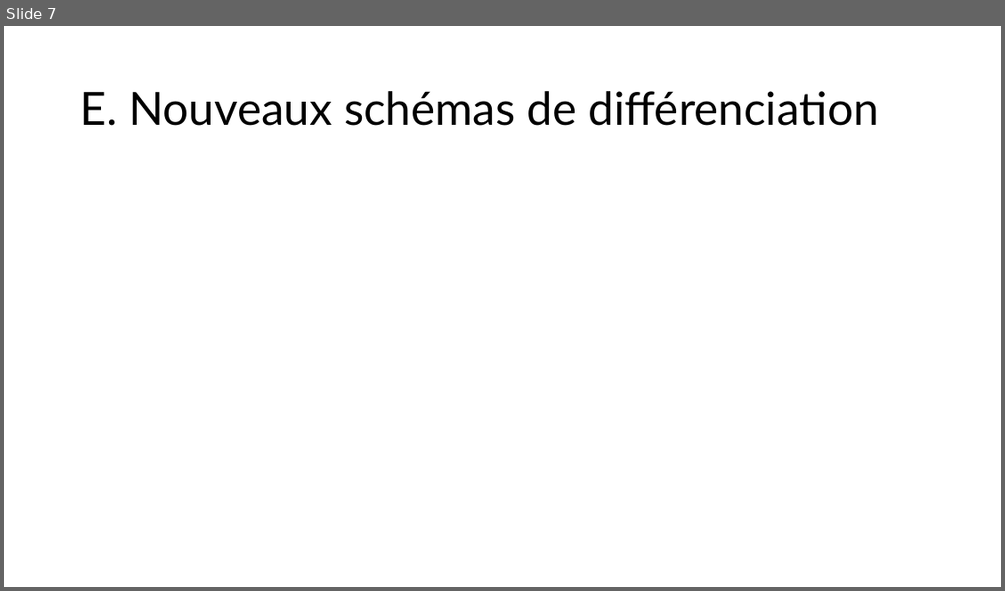
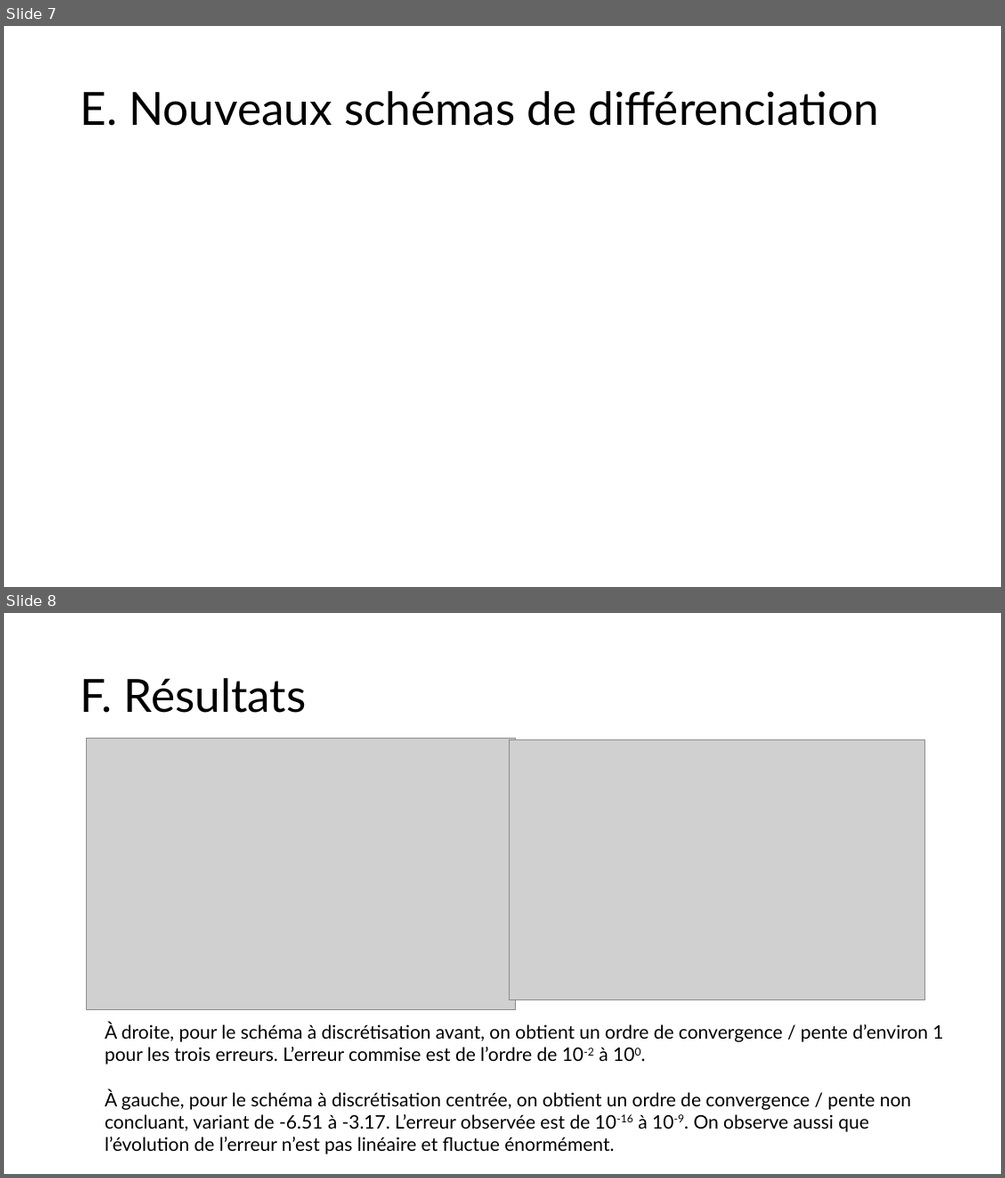
Before and after one commit to antoine-pt/MEC8211, a slide deck: MEC8211-Devoir1.pptx. Shown one above the other, each under a label of ours: slide 7 before the commit, slides 7 and 8 after it. The pictures are 1005x591 and 1005x1178 pixels, drawn with LibreOffice and Linux fonts; fonts in the diff are those of the drawing; grey boxes stand for pictures. Boxes give left, top, right and bottom in pixels: in the first picture for what was removed or moved away, otherwise in the second. Text is boxed around its words. In the diff, an @@ line names an element or a change of style, - is before the commit and + after.

Commit message:
Corrections et précisions sur le pwp
Constante C -> Cst pour éviter confusion de nom.
Ajout de développements pour la slide sur l'erreur de troncature

```diff
--- a/MEC8211-Devoir1.pptx
+++ b/MEC8211-Devoir1.pptx
@@ slide 8 added at (x1=4, y1=613, x2=1001, y2=1174), background #FFFFFF @@
@@ title added at (x1=80, y1=678, x2=307, y2=713), 44 pt, text #000000 @@
+F. Résultats
@@ picture added at (x1=86, y1=738, x2=516, y2=1010) @@
@@ picture added at (x1=510, y1=740, x2=924, y2=999) @@
@@ text added at (x1=105, y1=1022, x2=943, y2=1154), 18 pt, text #000000 @@
+À droite, pour le schéma à discrétisation avant, on obtient un ordre de convergence / pente d’environ 1 pour les trois erreurs. L’erreur commise est de l’ordre de 10-2 à 100.
+À gauche, pour le schéma à discrétisation centrée, on obtient un ordre de convergence / pente non concluant, variant de -6.51 à -3.17. L’erreur observée est de 10-16 à 10-9. On observe aussi que l’évolution de l’erreur n’est pas linéaire et fluctue énormément.
```
Also in this commit, not shown: 3 slides changed, 1 other slide added, 1 slide removed.
